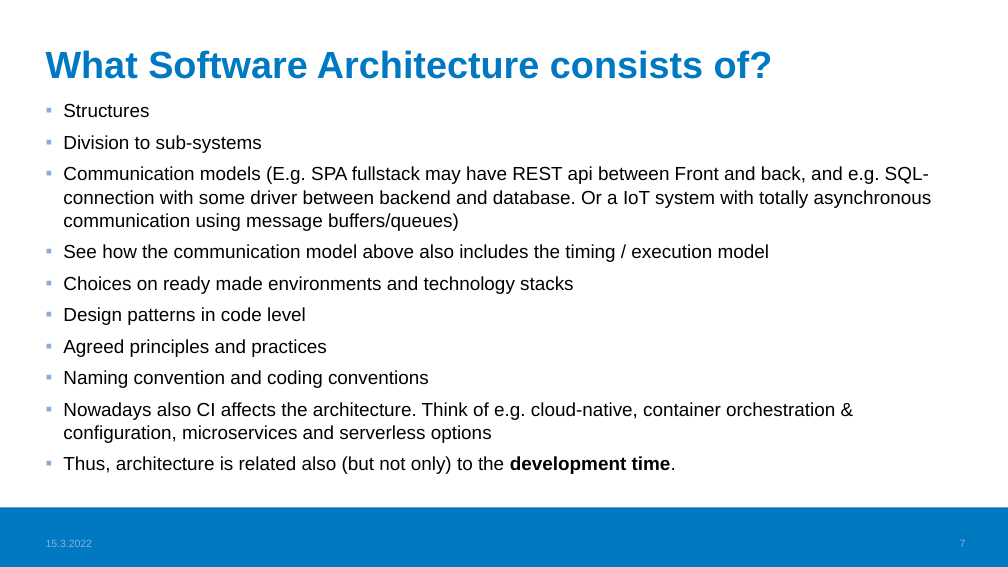
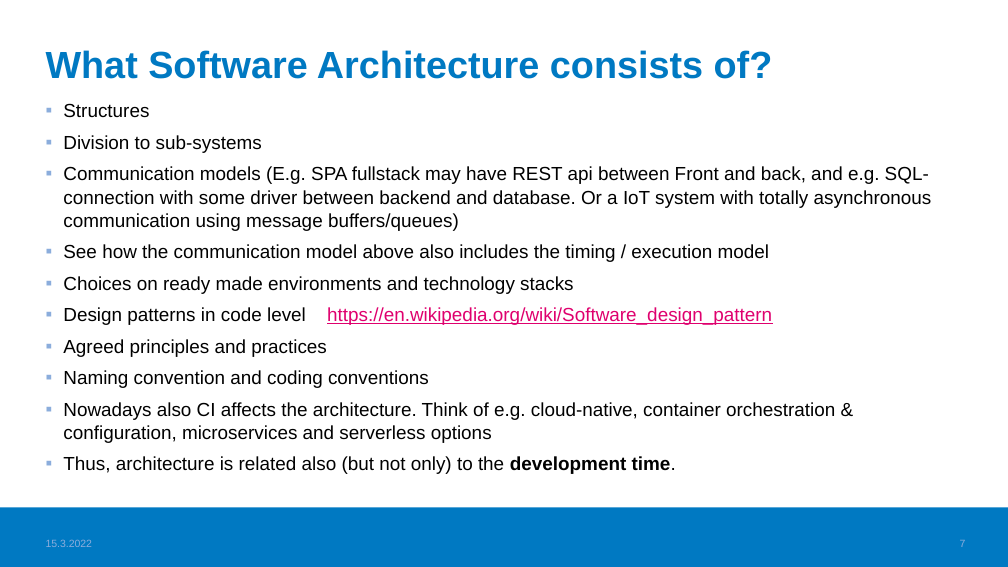
Before and after one commit to haagahelia/ohke-teknologiat, a slide deck: slide 7 of 06_ohjelmistoarkkitehtuurit_ja_patternit/SoftwareArchitecturesAndPatterns.pptx. Drawn at 1008x567 pixels with LibreOffice and Linux fonts; fonts in the diff are those of the drawing; background and template pictures are left out. Boxes give left, top, right and bottom in pixels: in the first picture for what was removed or moved away, otherwise in the second. Text is boxed around its words. In the diff, an @@ line names an element or a change of style, - is before the commit and + after.

Commit message:
Lisää linkki Software Patterneihin, Wikipedia

```diff
--- a/06_ohjelmistoarkkitehtuurit_ja_patternit/SoftwareArchitecturesAndPatterns.pptx
+++ b/06_ohjelmistoarkkitehtuurit_ja_patternit/SoftwareArchitecturesAndPatterns.pptx
@@ text at box(63, 307, 772, 325): text changed; text colour #000000 to #DF006E @@
-▪ Design patterns in code level
+▪ Design patterns in code level https://en.wikipedia.org/wiki/Software_design_pattern
```
Also in this commit, not shown: 1 other slide changed, 1 other file.
